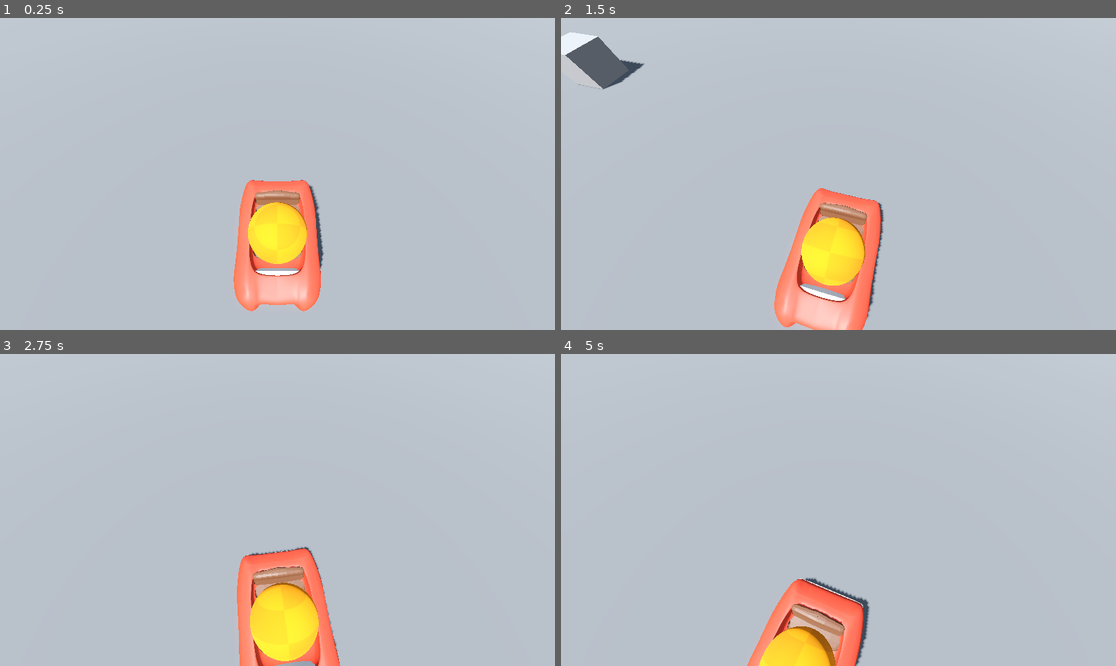
Above: before the commit, frames 1-4 (two rows, left to right).
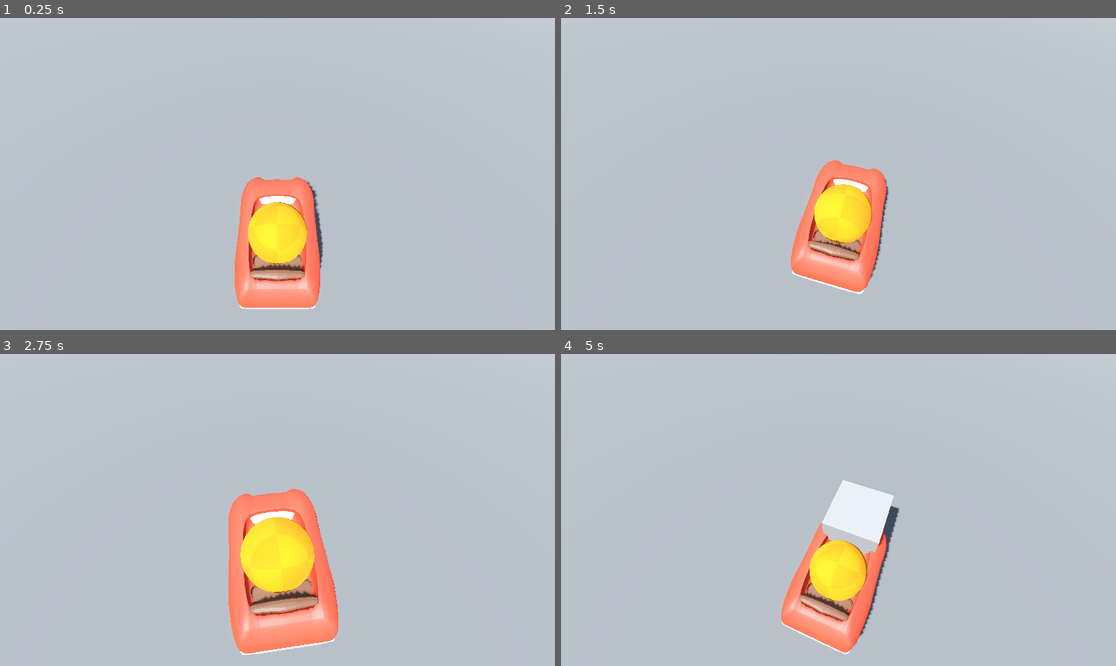
Above: after the commit, the same moments.

Repository: andyman/laughtrack
Game: Godot game, scene res://scenes/main_scene_with_track_using_path3d.tscn
Same seed, same stepped clock (60 frames per second), same inputs: the game is played once before the commit and once after it.
Inputs (mouse positions are in pixels of both pictures, inside the frame that each line leads up to):
- Up to frame 1 (0.25 s): no input
- Up to frame 2 (1.5 s): move the mouse to (866, 174) at 0.52 s; hold W (accelerate) from 0.53 s (still down); move the mouse to (810, 174) at 1.27 s
- Up to frame 3 (2.75 s): keep holding W (accelerate); move the mouse to (288, 503) at 2.02 s
- Up to frame 4 (5 s): keep holding W (accelerate); move the mouse to (832, 516) at 2.77 s; move the mouse to (877, 513) at 3.52 s; move the mouse to (794, 506) at 4.27 s

The runs differ from the first frame. In frame 1, 1.9% of the frame differs, in the area x 42-59%, y 51-94%; in frame 2, 8.0%; in frame 3, 9.2%, in the area x 41-62%, y 43-100%; in frame 4, 8.1%.

Commit message:
Rexported normals and tweaked values

Diff:
--- a/prefabs/clowncar.tscn
+++ b/prefabs/clowncar.tscn
@@ -6,4 +6,3 @@
 transform = Transform3D(-1, 0, -8.74228e-08, 0, 1, 0, 8.74228e-08, 0, -1, 0, 0, 0)
 
 [node name="clowncar3" parent="." instance=ExtResource("1_fdusn")]
-transform = Transform3D(1, 0, 0, 0, 1, 0, 0, 0, 1, 0, 0, 0)
--- a/prefabs/sphere_car.gd
+++ b/prefabs/sphere_car.gd
@@ -30,10 +30,10 @@
 
 	if not ground_ray.is_colliding():
 		return
-	speed_input = Input.get_axis("accelerate","brake") * acceleration
+	speed_input = Input.get_axis("brake","accelerate") * acceleration
 	turn_input = Input.get_axis("steer_right", "steer_left") * deg_to_rad(steering)
-	right_wheel.rotation.y = turn_input+deg_to_rad(-90)
-	left_wheel.rotation.y = turn_input+deg_to_rad(-90)
+	right_wheel.rotation.y = turn_input+deg_to_rad(90)
+	left_wheel.rotation.y = turn_input+deg_to_rad(90)
 
 
 	if linear_velocity.length() > turn_stop_limit:
Binary file changed: artwork/car/clowncar3.glb
Binary file added: artwork/car/clowncar32.glb
Not shown, added: artwork/car/clowncar32.glb.import
Not shown: 1 places in scenes/main_scene_with_track_using_kenny_racing_kit.tscn that only renumber resources
Not shown, changed: artwork/car/clowncar3.blend
Not shown, changed: artwork/car/clowncar3.blend1
